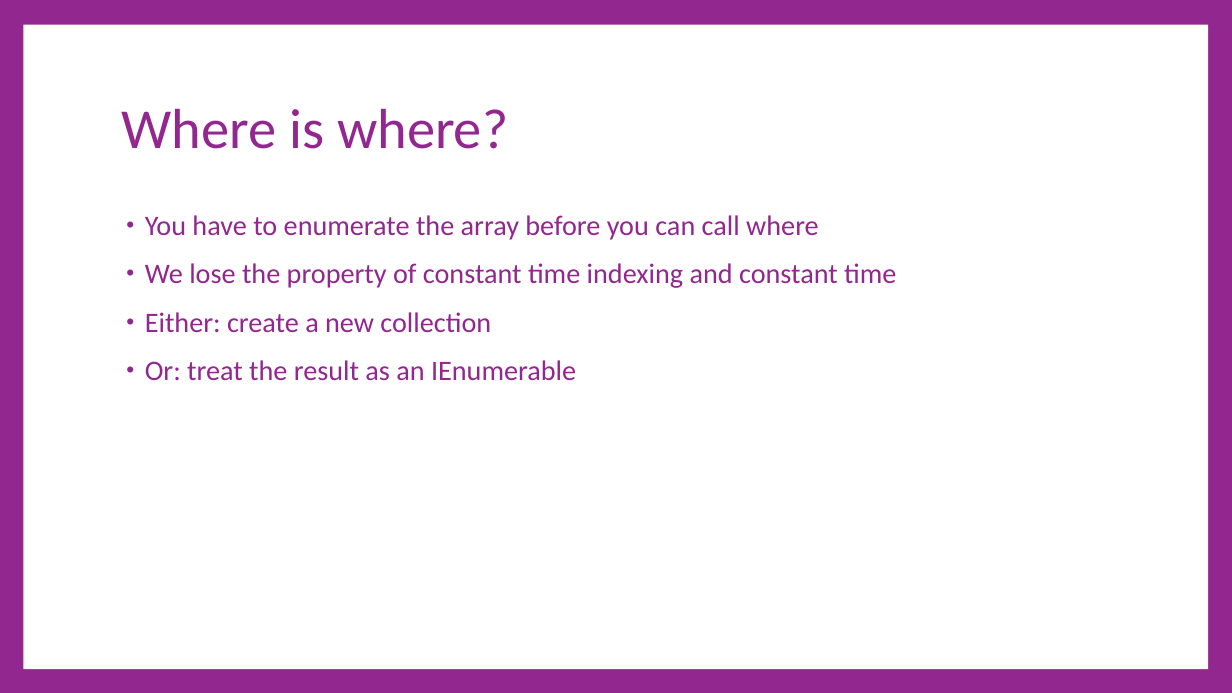
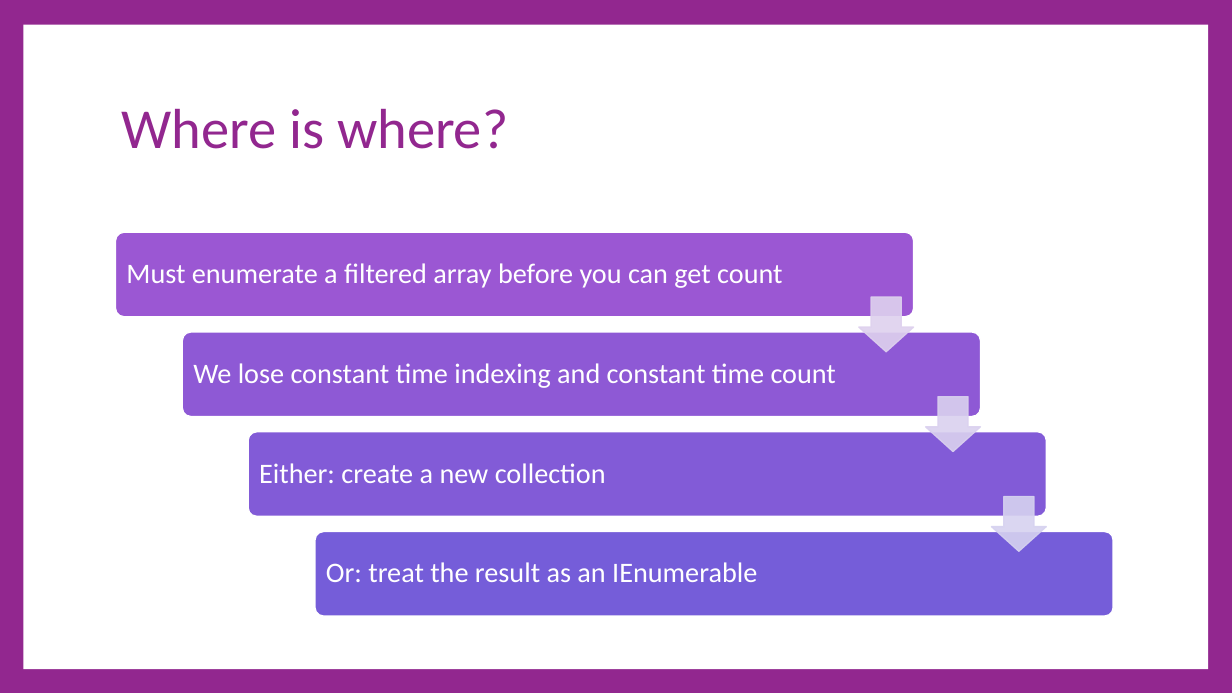
Before and after one commit to cdiggins/cs321, a slide deck: slide 61 of class-notes/cs321-winter-2023-lecture-16-interfaces.pptx (slide 58 before the commit). Drawn at 1232x693 pixels with LibreOffice and Linux fonts; fonts in the diff are those of the drawing. Boxes give left, top, right and bottom in pixels: in the first picture for what was removed or moved away, otherwise in the second. Text is boxed around its words. In the diff, an @@ line names an element or a change of style, - is before the commit and + after.

```diff
--- a/class-notes/cs321-winter-2023-lecture-16-interfaces.pptx
+++ b/class-notes/cs321-winter-2023-lecture-16-interfaces.pptx
@@ text removed at bbox=[145, 215, 896, 380] @@
-• You have to enumerate the array before you can call where
-• We lose the property of constant time indexing and constant time
-• Either: create a new collection
-• Or: treat the result as an IEnumerable
@@ group added at bbox=[116, 232, 1113, 616]: 4 rounded rectangles, 4 texts, 3 down arrows @@
+Must enumerate a filtered array before you can get count
+We lose constant time indexing and constant time count
+Either: create a new collection
+Or: treat the result as an IEnumerable
```
Also in this commit, not shown: 34 other slides changed, 6 slides added, 5 slides removed, 2 other files.
